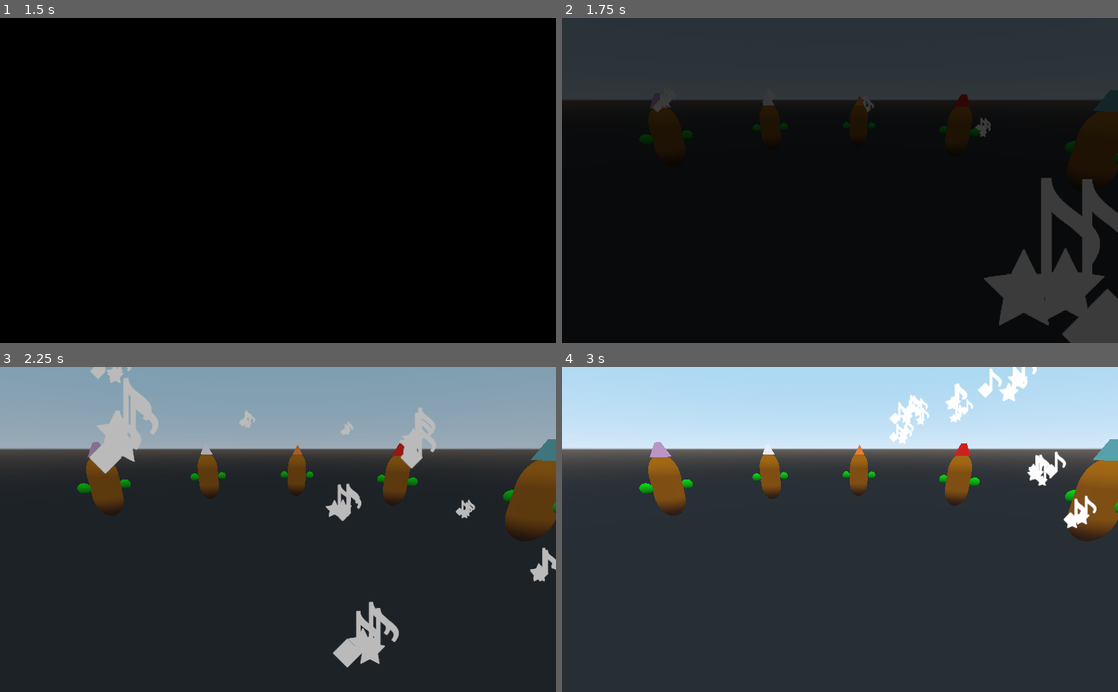
Above: before the commit, frames 1-4 (two rows, left to right).
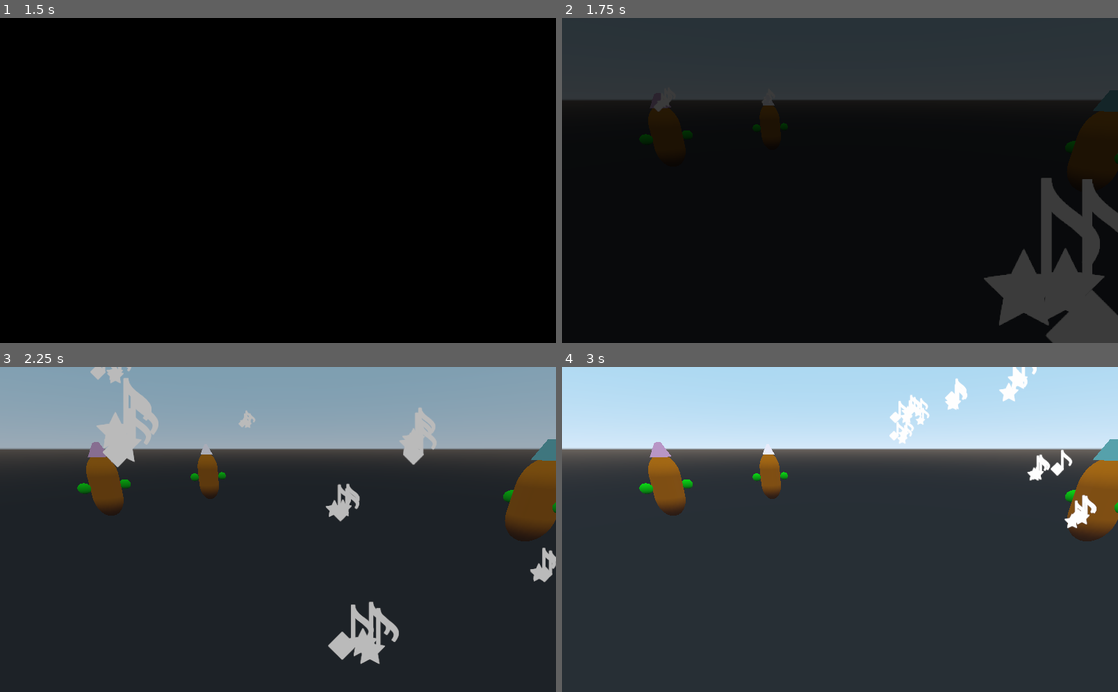
Above: after the commit, the same moments.

Repository: AbeVos/eldee47
Game: Godot game, scene res://scenes/Intro.tscn
Two runs of this game, one before a commit and one after it. Both use one fixed random seed, a clock stepped at 60 frames per second and the inputs below.
Inputs (mouse positions are in pixels of both pictures, inside the frame that each line leads up to):
- Up to frame 1 (1.5 s): tap Enter (ui_accept) at 0.5, 0.77 s; move the mouse to (400, 164) at 0.52 s; click (400, 164) at 0.67 s; drag from (166, 196) to (250, 245) at 1.27 s
- Up to frame 2 (1.75 s): no input
- Up to frame 3 (2.25 s): move the mouse to (333, 458) at 2.02 s; click (333, 458) at 2.17 s
- Up to frame 4 (3 s): drag from (812, 594) to (673, 480) at 2.77 s

Frame 1 is identical in both runs. In frame 2, 0.8% of the frame differs, in the area x 16-100%, y 23-100%; in frame 3, 2.3%, in the area x 16-100%, y 0-93%; in frame 4, 1.9%.

Commit message:
Add vocal assets

Diff:
--- /dev/null
+++ b/game/default_bus_layout.tres
@@ -0,0 +1,8 @@
+[gd_resource type="AudioBusLayout" load_steps=2 format=2]
+
+[sub_resource type="AudioEffectReverb" id=1]
+resource_name = "Reverb"
+
+[resource]
+bus/0/effect/0/effect = SubResource( 1 )
+bus/0/effect/0/enabled = true
--- a/game/scenes/Choir.tscn
+++ b/game/scenes/Choir.tscn
@@ -1,7 +1,13 @@
-[gd_scene load_steps=3 format=2]
+[gd_scene load_steps=9 format=2]
 
 [ext_resource path="res://scripts/Choir.gd" type="Script" id=1]
 [ext_resource path="res://scenes/Cultist.tscn" type="PackedScene" id=2]
+[ext_resource path="res://audio/vox_loop_04.wav" type="AudioStream" id=3]
+[ext_resource path="res://audio/vox_loop_03.wav" type="AudioStream" id=4]
+[ext_resource path="res://audio/vox_loop_02.wav" type="AudioStream" id=5]
+[ext_resource path="res://audio/vox_loop_05.wav" type="AudioStream" id=6]
+[ext_resource path="res://audio/vox_loop_06.wav" type="AudioStream" id=7]
+[ext_resource path="res://audio/vox_loop_07.wav" type="AudioStream" id=8]
 
 [node name="Choir" type="Spatial"]
 script = ExtResource( 1 )
@@ -16,27 +22,27 @@
 
 [node name="Cultist2" parent="Cultists" instance=ExtResource( 2 )]
 transform = Transform( 0.534219, 0, 0.845346, 0, 1, 0, -0.845346, 0, 0.534219, -6.74214, 0, -2.75376 )
+voice = ExtResource( 5 )
 
 [node name="Cultist3" parent="Cultists" instance=ExtResource( 2 )]
 transform = Transform( -0.882357, 0, 0.47058, 0, 1, 0, -0.47058, 0, -0.882357, -3.70438, 0, 6.61486 )
+voice = ExtResource( 4 )
 
 [node name="Cultist4" parent="Cultists" instance=ExtResource( 2 )]
 transform = Transform( -0.560089, 0, -0.828432, 0, 1, 0, 0.828432, 0, -0.560089, 5.68674, -4.76837e-07, 4.64708 )
+voice = ExtResource( 3 )
 
 [node name="Cultist5" parent="Cultists" instance=ExtResource( 2 )]
 transform = Transform( -0.020942, 0, -0.99978, 0, 1, 0, 0.99978, 0, -0.020942, 7.33161, -4.76837e-07, 0.0125455 )
+voice = ExtResource( 6 )
 
 [node name="Cultist6" parent="Cultists" instance=ExtResource( 2 )]
 transform = Transform( -0.361218, 0, 0.932481, 0, 1, 0, -0.932481, 0, -0.361218, -6.84985, -4.76837e-07, 2.49097 )
+voice = ExtResource( 7 )
 
 [node name="Cultist7" parent="Cultists" instance=ExtResource( 2 )]
 transform = Transform( -0.949666, 0, -0.313264, 0, 1, 0, 0.313264, 0, -0.949666, 1.45231, -4.76837e-07, 7.13662 )
-
-[node name="Cultist8" parent="Cultists" instance=ExtResource( 2 )]
-transform = Transform( 0.996357, 0, -0.0852774, 0, 1, 0, 0.0852774, 0, 0.996357, 1.11889, -4.76837e-07, -6.91147 )
-
-[node name="Cultist9" parent="Cultists" instance=ExtResource( 2 )]
-transform = Transform( 0.630635, 0, -0.776079, 0, 1, 0, 0.776079, 0, 0.630635, 5.5756, -4.76837e-07, -4.53308 )
+voice = ExtResource( 8 )
 
 [node name="Metronome" type="Timer" parent="."]
 wait_time = 2.0
--- a/game/scenes/Cultist.tscn
+++ b/game/scenes/Cultist.tscn
@@ -1,9 +1,8 @@
-[gd_scene load_steps=11 format=2]
+[gd_scene load_steps=10 format=2]
 
 [ext_resource path="res://scenes/Arm.tscn" type="PackedScene" id=1]
 [ext_resource path="res://scripts/Cultist.gd" type="Script" id=2]
 [ext_resource path="res://audio/vox_loop_01.wav" type="AudioStream" id=3]
-[ext_resource path="res://audio/c.wav" type="AudioStream" id=4]
 [ext_resource path="res://scenes/Note.tscn" type="PackedScene" id=6]
 
 [sub_resource type="CapsuleMesh" id=1]
@@ -41,8 +40,8 @@
 
 [node name="Tones" type="Spatial" parent="."]
 
-[node name="Voice_1" type="AudioStreamPlayer" parent="Tones"]
-stream = ExtResource( 4 )
+[node name="Voice_1" type="AudioStreamPlayer3D" parent="Tones"]
+stream = ExtResource( 3 )
 autoplay = true
 
 [node name="NotePath" type="Path" parent="."]
--- a/game/scripts/Cultist.gd
+++ b/game/scripts/Cultist.gd
@@ -23,6 +23,7 @@
 
     assert(voice != null)
     $Tones/Voice_1.stream = voice
+    $Tones/Voice_1.playing = true
 
     # TODO: Replace this with a signal emission.
     var target = get_parent().get_parent().get_parent().get_node("Target")
Not shown, changed: game/audio/vox_loop_01.wav.import
Not shown, changed: game/audio/vox_loop_02.wav.import
Not shown, changed: game/audio/vox_loop_03.wav.import
Not shown, changed: game/audio/vox_loop_04.wav.import
Not shown, changed: game/audio/vox_loop_05.wav.import
Not shown, changed: game/audio/vox_loop_06.wav.import
Not shown, changed: game/audio/vox_loop_07.wav.import
